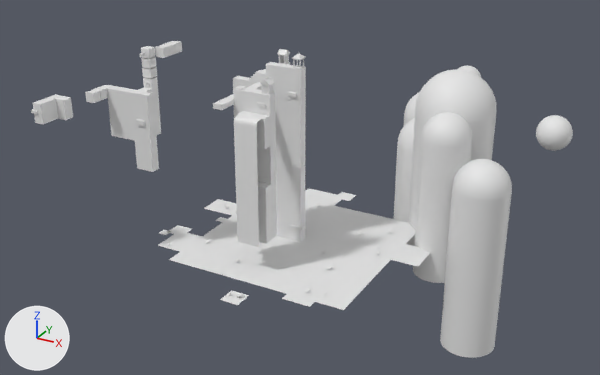
Before and after pictures for a commit that changed the FBX model Assets/model/mb.fbx.
Before and after are seen from a camera (50 mm lens) standing at (48.2, -72.6, 28.2) and looking at (8.7, -0.7, -7.8). Every picture has the same lights, and +X, +Y and +Z are marked at lower left. Where no turn or scale is listed for an object, it has been applied to the vertices. Vertices at the same position are counted once.

Objects in the first picture: 'Cylinder005', 'Door 1', 'Door 2', 'Finsh', 'Plane001', 'Sphere002', 'block 1', 'block 2', 'map 1', 'map 4', 'map 7', 'totem', 'water'.
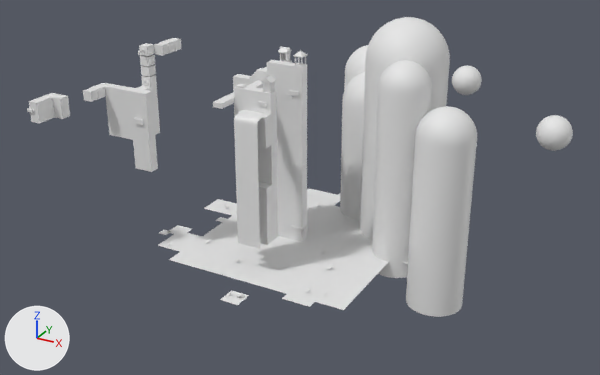
What differs and where, as boxes (x1, y1, x2, y2) in the pictures (600 x 375 px; the box of a moved part takes in the faces that stretch with it):
'Cylinder005', reshaped, moved (16% wider)
    before: (394, 69, 512, 358)
    after: (340, 17, 477, 317)
'map 4', mesh rescaled, moved
    before: (233, 62, 306, 242)
    after: (233, 60, 307, 242)
'map 1', moved
    before: (33, 86, 161, 172)
    after: (29, 84, 160, 172)
'map 7', moved
    before: (233, 88, 277, 244)
    after: (234, 86, 278, 245)
'water', moved
    before: (213, 82, 262, 247)
    after: (213, 80, 263, 249)
'totem', moved
    before: (140, 46, 158, 89)
    after: (138, 43, 157, 87)
'block 2', moved
    before: (155, 41, 182, 58)
    after: (154, 38, 181, 56)
'block 1', moved
    before: (85, 85, 113, 103)
    after: (83, 83, 110, 102)
'Door 2', moved
    before: (260, 77, 275, 95)
    after: (261, 75, 276, 93)
'Finsh', moved
    before: (292, 52, 306, 69)
    after: (293, 50, 308, 67)
'Door 1', moved
    before: (277, 49, 290, 64)
    after: (278, 46, 292, 62)
part 1 of me_mesh_016, moved or reshaped
    before: (394, 118, 415, 244)
    after: (340, 72, 365, 221)
part 2 of me_mesh_016, moved or reshaped
    before: (440, 159, 512, 358)
    after: (406, 106, 477, 317)
part 3 of me_mesh_016, moved or reshaped
    before: (404, 69, 496, 283)
    after: (344, 17, 450, 278)

The change in detail:
me_mesh_016 is used by ob_cylinder005; location (16.51, 17.22, -22.79).
me_mesh_016 had 1445 vertices, 1440 faces and spanned x -3.2..13.9, y -17.7..3.2, z -0.4..27.3.
me_mesh_016 now has 1445 vertices, 1440 faces and spans x -9.7..9.7, y -9.3..9.4, z -13.9..13.9.
me_mesh_016 part 1: the loose piece of 289 vertices spanning x -2.2..4.4, y -7.4..-0.8, z 3.3..20.4 is turned 10 degrees about the z axis through its middle, then moved by (-5.9, 6.5, -13.4).
me_mesh_016 part 2: the loose piece of 289 vertices spanning x 8.1..13.9, y -17.7..-11.9, z -0.4..20.6 is turned 10 degrees about the z axis through its middle, then moved by (-4.2, 8.4, -13.4).
me_mesh_016 part 3: 867 of 1445 vertices moved; they spanned x -3.2..9.8, y -15.7..3.2, z 0.6..27.3 and now span x -9.7..4.7, y -8.2..9.4, z -12.0..13.9; mean shift (-5.4, 7.0, -13.7); largest move (9.1, -5.7, 6.3) -> (3.4, 2.2, -11.1).
me_mesh_003 has 166 vertices, 143 faces and spans x -2.0..6.0, y -0.5..4.5, z -3.0..16.0.
me_mesh_003 is used by ob_map_4; location (4.0, -2.5, -10.0).
me_mesh_003 part 4: the whole mesh is scaled about the mesh origin by 1.02.
Object 'block 2' (ob_block_2) moves from (-2.5, -7.5, 7.0) to (-2.6, -7.51, 7.23).
Object 'Finsh' (ob_finsh) moves from (9.5, -2.5, 6.99) to (9.63, -2.41, 7.22).
Object 'Door 1' (ob_door_1) moves from (5.5, 1.5, 5.5) to (5.55, 1.67, 5.71).
Object 'Cylinder005' (ob_cylinder005) moves from (16.51, 17.22, -22.79) to (17.65, 5.72, -3.49).
Object 'block 1' (ob_block_1) moves from (-7.5, -12.5, 3.0) to (-7.7, -12.6, 3.16).
Object 'map 1' (ob_map_1) moves from (-9.5, -17.5, 3.5) to (-9.74, -17.7, 3.67).
Object 'Door 2' (ob_door_2) moves from (9.5, -8.5, 5.48) to (9.63, -8.52, 5.69).
Object 'water' (ob_water) moves from (8.5, -11.0, -2.3) to (8.61, -11.07, -2.24).
Object 'totem' (ob_totem) moves from (-3.5, -9.5, 4.0) to (-3.62, -9.54, 4.18).
Object 'map 7' (ob_map_7) moves from (8.0, -8.5, -10.0) to (8.1, -8.52, -10.09).
Object 'map 4' (ob_map_4) moves from (4.0, -2.5, -10.0) to (4.02, -2.41, -10.09).
